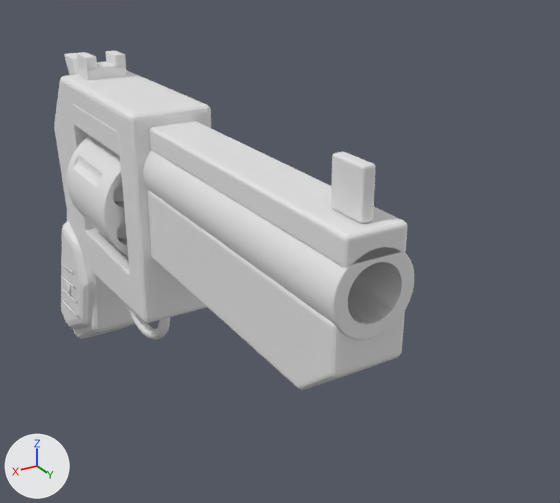
Before and after pictures for a commit that changed the glTF model public/assets/revolver.glb.
One viewpoint serves both versions: a 50 mm camera at (0.116, 0.331, 0.089) aimed at (-0.033, 0.082, -0.036). The axes (+X, +Y, +Z) are drawn at lower left. The lights are the same throughout. The first picture is the older version. Where no turn or scale is listed for an object, it has been applied to the vertices. Vertices at exactly the same position are counted once.

Objects in the first picture: 'weapon_Charcoal_blued_steel', 'weapon_Charcoal_blued_steel.001', 'weapon_Recess_/_rubber', 'weapon_Warm_walnut' and 4 more.
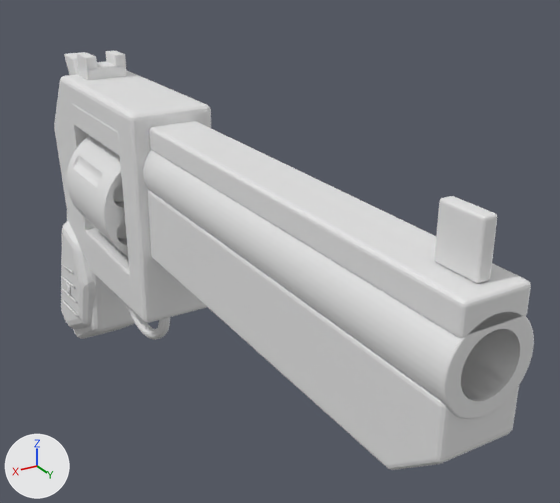
Where the newer file only moved an object's origin or applied its transform, the numbers keep the older frame.

Boxes [x1, y1, x2, y2] around the edits, measured in the pictures (560 x 503 px; the box of a moved part takes in the faces that stretch with it):
'weapon_Charcoal_blued_steel', reshaped (33% wider, 25% taller)
    before: [54, 70, 414, 390]
    after: [54, 70, 534, 470]
'weapon_Recess_/_rubber', reshaped (40% wider, 35% taller)
    before: [77, 51, 376, 223]
    after: [77, 51, 497, 283]
part 1 of me_frame, moved or reshaped
    before: [296, 185, 414, 390]
    after: [296, 185, 534, 470]
part 2 of me_cube_013, moved or reshaped
    before: [331, 152, 376, 223]
    after: [434, 196, 497, 283]

What changed in the scene script:
```text
Change me_frame:
    used by ob_weapon_charcoal_blued_steel; location = (0.0, 0.0, 0.0)
    remove me_frame.from_pydata(...)  # 1644 vertices, 3248 faces; spans x -0.017..0.017, y -0.088..0.186, z -0.136..0.021
    add me_frame.from_pydata(...)  # 1644 vertices, 3248 faces; spans x -0.017..0.017, y -0.088..0.228, z -0.136..0.021
    me_frame part 1: all 381 vertices in x -0.014..0.014, y 0.167..0.186, z -0.039..0.016 are moved by (0.0, 0.042, 0.0)
Change me_cube_013:
    used by ob_weapon_recess___rubber; location = (0.0, 0.1742, 0.0213)
    remove me_cube_013.from_pydata(...)  # 384 vertices, 752 faces; spans x -0.009..0.009, y -0.203..0.007, z -0.006..0.01
    add me_cube_013.from_pydata(...)  # 384 vertices, 752 faces; spans x -0.009..0.009, y -0.203..0.049, z -0.006..0.01
    me_cube_013 part 2: the loose piece of 96 vertices spanning x -0.002..0.002, y -0.007..0.007, z -0.006..0.01 is moved by (0.0, 0.042, 0.0)
```
